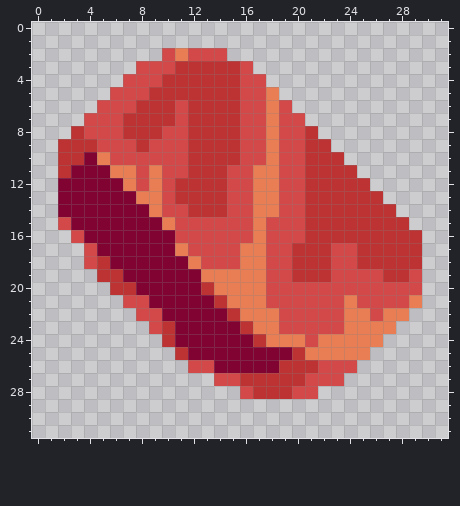
Two versions of one pixel-art sprite, sprites/items/radiode.png. The first picture shows the starting point.
The file is 32x32 pixels. Colours within 5 levels of each other are drawn and written as one.
The same view after the edit:
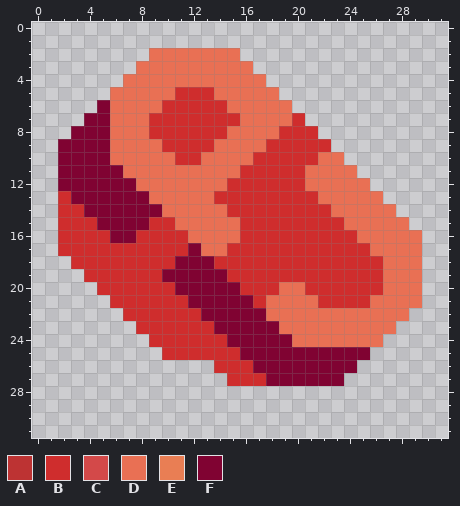
Palette (. is transparent): A #bd3333  B #cf2d2d  C #d34949  D #e97054  E #e97e54  F #800332
The exact change:
@@ x 0..31 @@
  1 ................................
- 2 ..........CECCC.................
- 3 ........CCCAAAAAC...............
- 4 .......CCCAAAAAACC..............
- 5 ......CCCAAAAAAACCE.............
- 6 .....CCCAAACAAAACCEC............
- 7 ....CCCAAAACAAAACCECC...........
- 8 ...ACCCAAACCAAAACCECCA..........
- 9 ..AAACCCACCCAAAACCECCAA.........
-10 ..AAFECCCCCCAAAACCECCAAA........
-11 ..AFFFEECECCAAACCEECCAAAA.......
-12 ..FFFFFECECAAAACCEECCAAAAA......
-13 ..FFFFFFEECAAAACCEECCAAAAAA.....
-14 ..FFFFFFFECCAAACCEECCAAAAAAA....
-15 ..CFFFFFFFECCCCCCECCCAAAAAAAA...
-16 ...CFFFFFFFCCCCCCECCCAAAAAAAAA..
-17 ....CFFFFFFECCCCEECCAAACCAAAAA..
-18 ....CAFFFFFFECCCEECCAAACCAAAAA..
-19 .....AAFFFFFFEEEEECCAAACCCCAAC..
-20 ......AAFFFFFAEEEECCCCCCCCCCCC..
-21 .......CCFFFFFAEEECCCCCCECCCCE..
-22 ........CCFFFFFAEEECCCCCEECEE...
-23 .........CAFFFFFAEECCCCCEEEE....
-24 ..........AFFFFFFAEEECEEEEE.....
-25 ...........AFFFFFFFFAEEEEE......
-26 ............CCFFFFFAAACCC.......
-27 ..............CCAAAAACCC........
-28 ................CAAACC..........
+ 2 .........DDDDDDD................
+ 3 ........DDDDDDDDD...............
+ 4 .......DDDDDDDDDDD..............
+ 5 ......DDDDDBBBDDDDD.............
+ 6 .....FDDDDBBBBBDDDDD............
+ 7 ....FFDDDBBBBBBBDDDDB...........
+ 8 ...FFFDDDBBBBBBDDDDBBB..........
+ 9 ..FFFFDDDDBBBBDDDDBBBBB.........
+10 ..FFFFDDDDDBBDDDDBBBBBDD........
+11 ..FFFFFDDDDDDDDDBBBBBDDDD.......
+12 ..FFFFFFDDDDDDDBBBBBBDDDDD......
+13 ..BFFFFFFDDDDDBBBBBBBBDDDDD.....
+14 ..BBFFFFFFDDDDDBBBBBBBBDDDDD....
+15 ..BBBFFFFBBDDDDDBBBBBBBBDDDDD...
+16 ..BBBBFFBBBBDDDDBBBBBBBBBDDDDD..
+17 ..BBBBBBBBBBFDDBBBBBBBBBBBDDDD..
+18 ...BBBBBBBBFFFBBBBBBBBBBBBBDDD..
+19 ....BBBBBBFFFFFBBBBBBBBBBBBDDD..
+20 .....BBBBBBFFFFFBBBDDBBBBBBDDD..
+21 ......BBBBBBFFFFFBDDDDBBBBDDDD..
+22 .......BBBBBBFFFFFDDDDDDDDDDD...
+23 ........BBBBBBFFFFFDDDDDDDDD....
+24 .........BBBBBBFFFFFDDDDDDD.....
+25 ..........BBBBBBFFFFFFFFFF......
+26 ..............BBBFFFFFFFF.......
+27 ...............BBBFFFFFF........
+28 ................................
 29 ................................
Where, in picture pixels (left, top, right, bottom), the same in both pictures:
changed: (58, 48, 422, 399)
